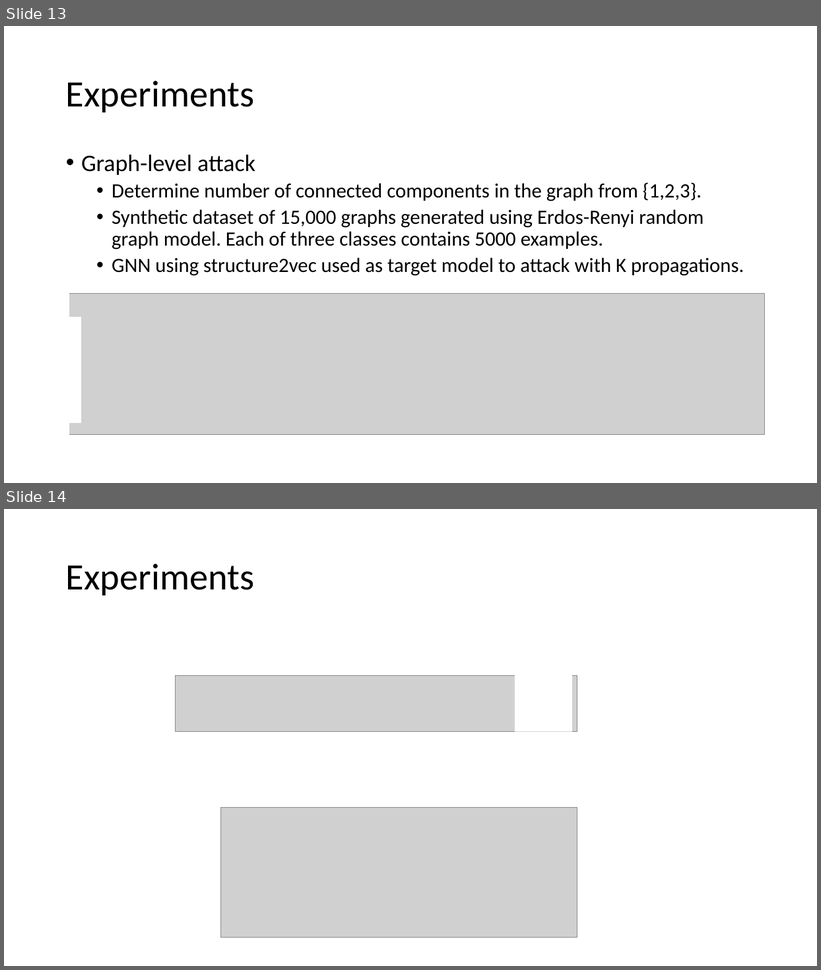
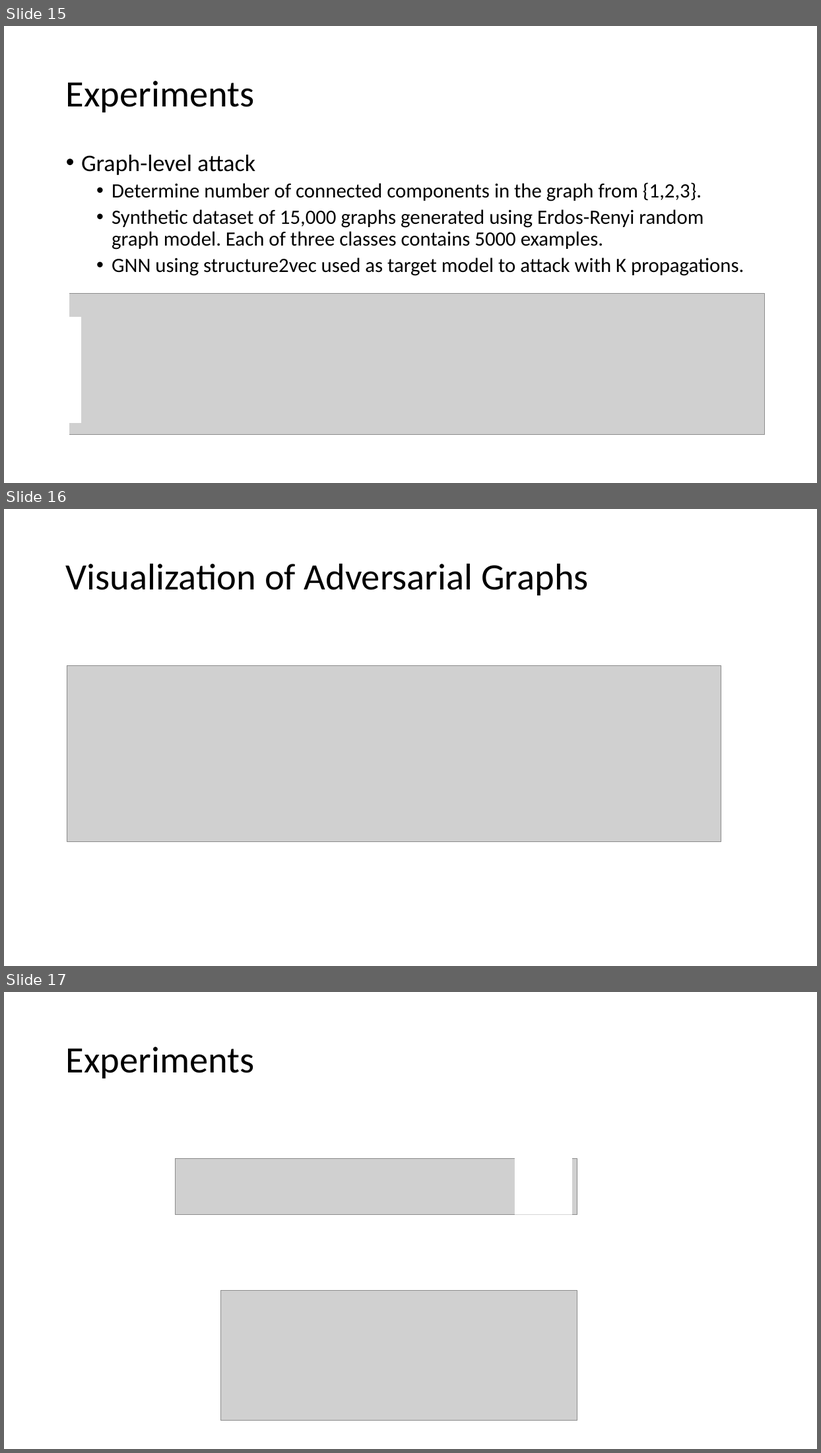
Before and after one commit to aisecure/aisecure.github.io, a slide deck: TEACHING/files/2019/1029/CS598AML_AmishGoel.pptx. Shown one above the other, each under a label of ours: slides 13 and 14 before the commit, slides 15, 16 and 17 after it. The pictures are 821x970 and 821x1453 pixels, drawn with LibreOffice and Linux fonts; fonts in the diff are those of the drawing; grey boxes stand for pictures. Boxes give left, top, right and bottom in pixels: in the first picture for what was removed or moved away, otherwise in the second. Text is boxed around its words. In the diff, an @@ line names an element or a change of style, - is before the commit and + after.

```diff
--- a/TEACHING/files/2019/1029/CS598AML_AmishGoel.pptx
+++ b/TEACHING/files/2019/1029/CS598AML_AmishGoel.pptx
@@ slide 16 added at (x1=4, y1=509, x2=817, y2=966), background #FFFFFF @@
@@ title added at (x1=66, y1=563, x2=589, y2=595), 44 pt, text #000000 @@
+Visualization of Adversarial Graphs
@@ picture added at (x1=67, y1=666, x2=721, y2=842) @@
@@ what was slide 13 is now slide 15 @@
@@ what was slide 14 is now slide 17 @@
```
Also in this commit, not shown: 5 slides changed, 3 other slides added, 1 slide removed.
